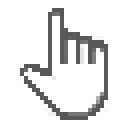
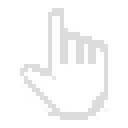
Two versions of the same layered image (128 x 128). Layer-by-layer changes:
removed layer "Слой" over (20, 8, 108, 120)
renamed "Фон" to "hand.png", opacity 0% → 100%, painted on it over (20, 8, 108, 120)
